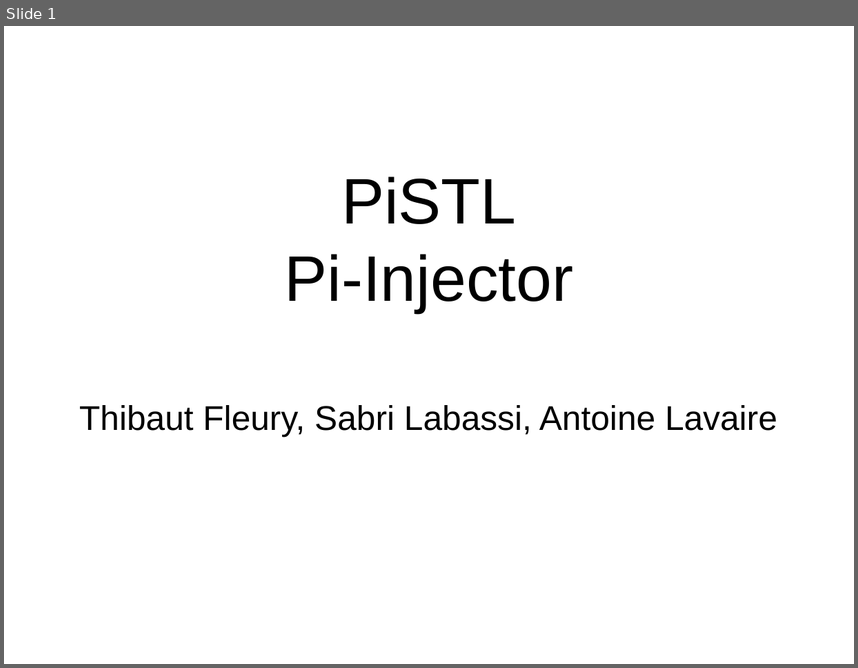
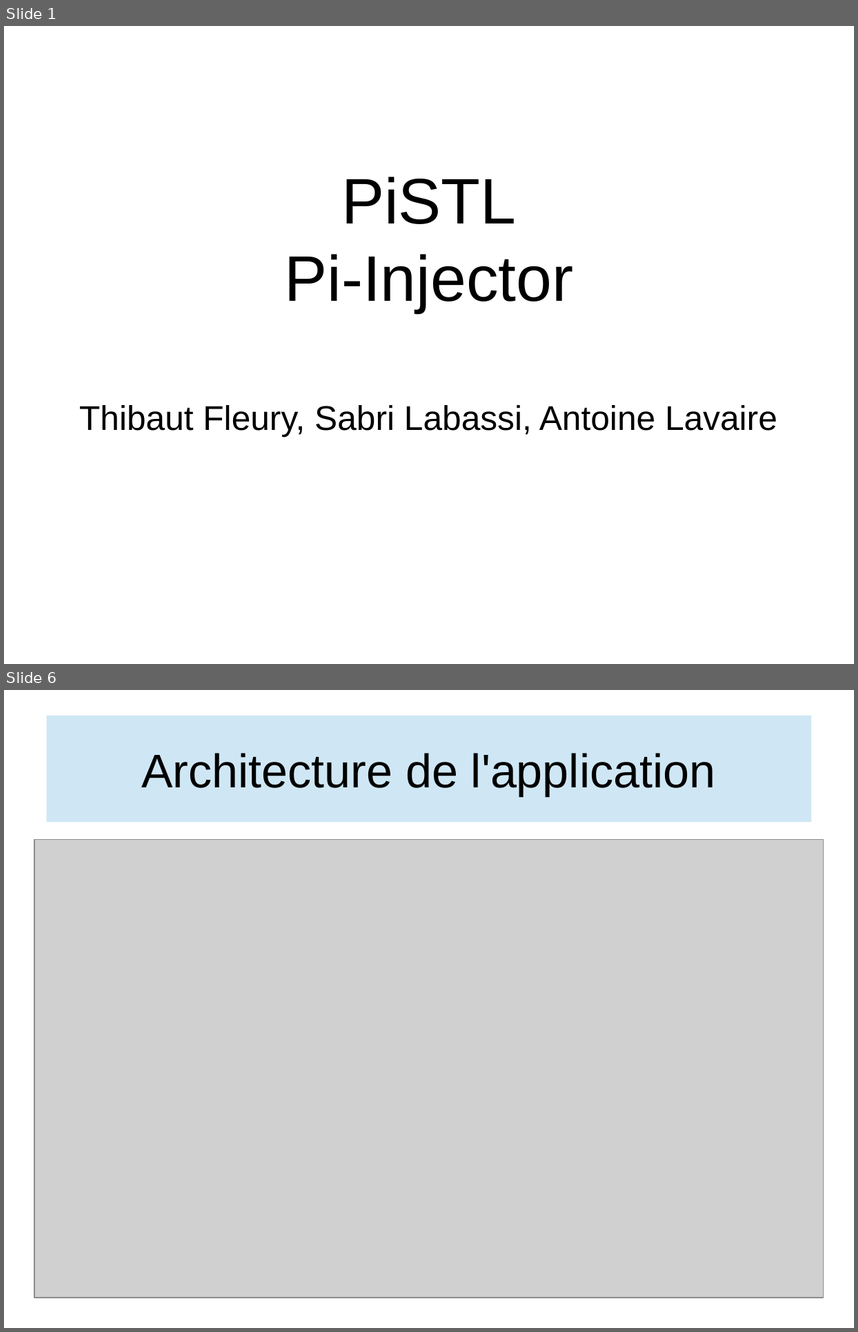
Before and after one commit to elecharny/pi-injector, a slide deck: Documents/Présentation.odp. Shown one above the other, each under a label of ours: slide 1 before the commit, slides 1 and 6 after it; the slides between them are not shown. The pictures are 858x668 and 858x1332 pixels, drawn with LibreOffice and Linux fonts; fonts in the diff are those of the drawing; grey boxes stand for pictures. Boxes give left, top, right and bottom in pixels: in the first picture for what was removed or moved away, otherwise in the second. Text is boxed around its words. In the diff, an @@ line names an element or a change of style, - is before the commit and + after.

```diff
--- a/Documents/Présentation.odp
+++ b/Documents/Présentation.odp
@@ slide 6 added at bbox=[4, 690, 854, 1328], background #FFFFFF @@
@@ title added at bbox=[46, 716, 812, 822], fill #CFE7F5, 44 pt, text #000000 @@
+Architecture de l'application
@@ picture added at bbox=[34, 839, 824, 1297] @@
```
Also in this commit, not shown: 6 slides changed, 1 other slide added, 1 slide removed, 38 other files.
